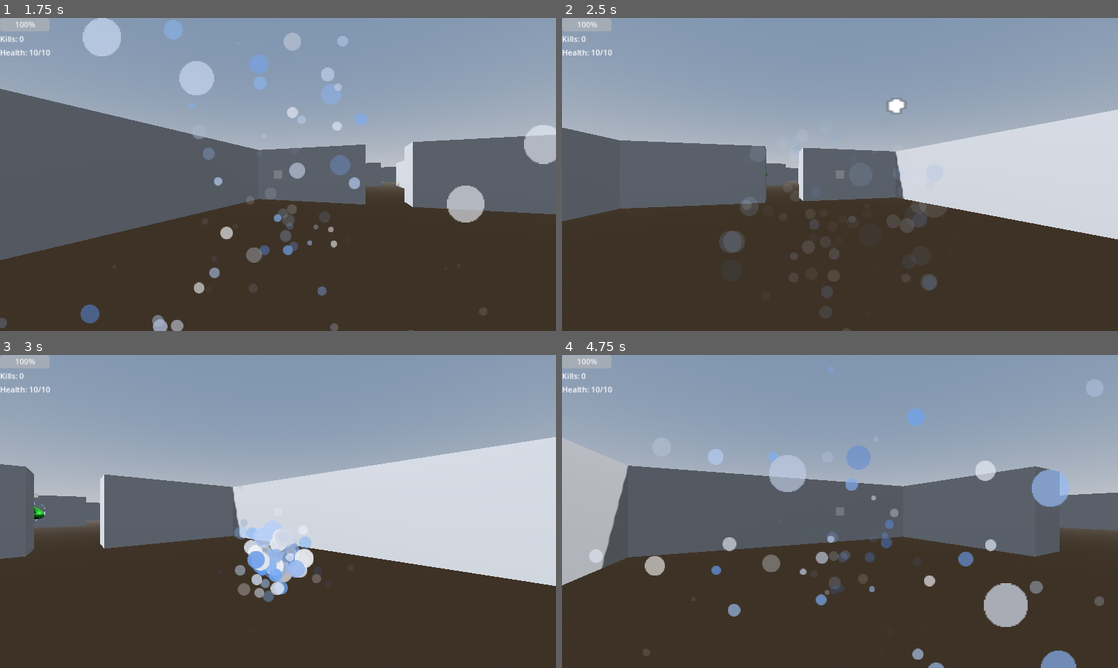
Above: before the commit, frames 1-4 (two rows, left to right).
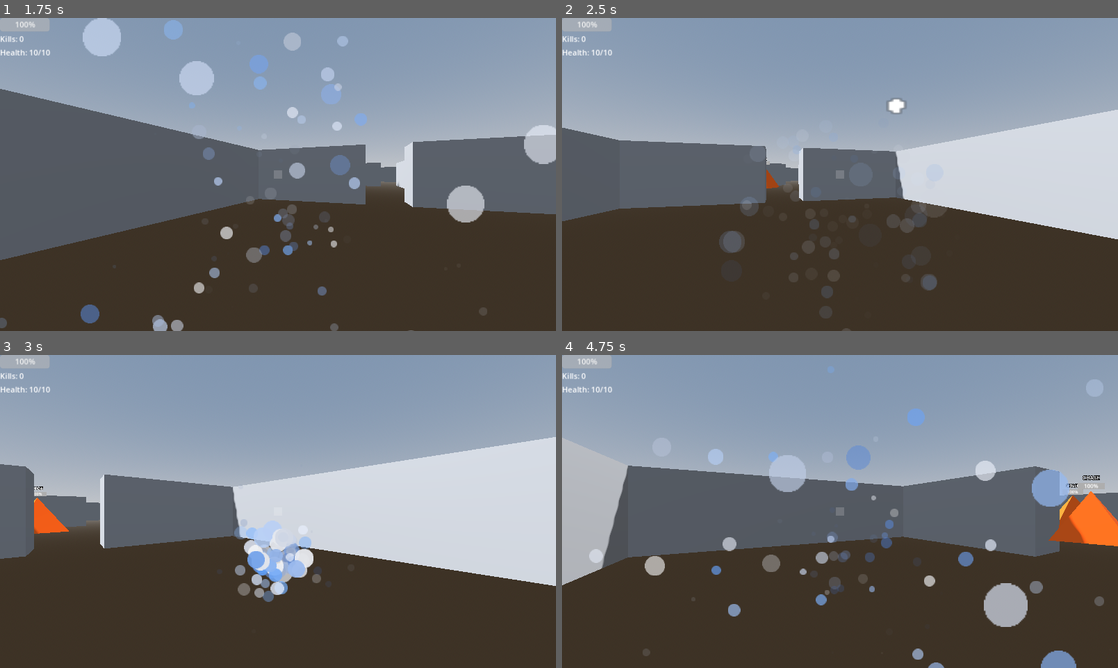
Above: after the commit, the same moments.

Repository: xtr3m3nerd/Scribble-Wizard
Game: Godot game, scene res://scenes/game/world.tscn
Same seed, same stepped clock (60 frames per second), same inputs: the game is played once before the commit and once after it.
Inputs (mouse positions are in pixels of both pictures, inside the frame that each line leads up to):
- Up to frame 1 (1.75 s): tap Enter at 0.5 s; move the mouse to (400, 158) at 0.52 s; press the mouse at (400, 158) at 0.53 s; hold D (move_right) 0.53-1.28 s; move the mouse to (166, 190) at 1.27 s; release the mouse at (166, 190) at 1.28 s; hold S (move_backwards) from 1.28 s (still down); tap Shift (hold) at 1.35 s
- Up to frame 2 (2.5 s): move the mouse to (895, 105) at 2.02 s; release S (move_backwards) at 2.03 s; press the mouse at (895, 105) at 2.03 s; hold D (move_right) from 2.03 s (still down)
- Up to frame 3 (3 s): move the mouse to (250, 574) at 2.77 s; release D (move_right) at 2.78 s; release the mouse at (250, 574) at 2.78 s; hold W (move_forwards) from 2.78 s (still down); tap Shift (hold) at 2.85 s
- Up to frame 4 (4.75 s): move the mouse to (1006, 558) at 3.52 s; release W (move_forwards) at 3.53 s; press the mouse at (1006, 558) at 3.53 s; hold A (move_left) from 3.53 s (still down); move the mouse to (673, 464) at 4.27 s; release the mouse at (673, 464) at 4.28 s; tap Shift (hold) at 4.35 s

Frame 1 is identical in both runs. In frame 2, less than 0.1% of the frame differs, in the area x 36-39%, y 44-55%; in frame 3, 0.4%; in frame 4, 1.5%, in the area x 87-100%, y 38-62%.

Commit message:
make a pyramid enemy

Diff:
--- /dev/null
+++ b/assets/imported_models/pyramid.tscn
@@ -0,0 +1,11 @@
+[gd_scene load_steps=3 format=3 uid="uid://0od5q0qphe8u"]
+
+[ext_resource type="PackedScene" uid="uid://dbmob0d6bg4g6" path="res://assets/models/pyramid.glb" id="1_xmojx"]
+
+[sub_resource type="StandardMaterial3D" id="StandardMaterial3D_5i5ru"]
+albedo_color = Color(0.979155, 0.378602, 0, 1)
+
+[node name="pyramid" instance=ExtResource("1_xmojx")]
+
+[node name="Cube" parent="." index="0"]
+material_override = SubResource("StandardMaterial3D_5i5ru")
--- a/prefabs/enemies/attacks/melee_attack_manager.gd
+++ b/prefabs/enemies/attacks/melee_attack_manager.gd
@@ -3,7 +3,7 @@
 
 func _ready():
 	super._ready()
-	start_attack.connect(perform_attack)
+	#start_attack.connect(perform_attack)
 
 func perform_attack():
 	super.perform_attack()
--- /dev/null
+++ b/prefabs/enemies/pyramid.tscn
@@ -0,0 +1,189 @@
+[gd_scene load_steps=14 format=3 uid="uid://dyncwxdnjssts"]
+
+[ext_resource type="Script" path="res://prefabs/enemies/enemy.gd" id="1_6twpg"]
+[ext_resource type="PackedScene" uid="uid://c5ig11vdx3oin" path="res://prefabs/hurtable.tscn" id="2_fbgss"]
+[ext_resource type="PackedScene" uid="uid://b10mevdllbqgv" path="res://prefabs/health_bar_3d.tscn" id="3_t0fiv"]
+[ext_resource type="PackedScene" uid="uid://0od5q0qphe8u" path="res://assets/imported_models/pyramid.tscn" id="4_rurm2"]
+[ext_resource type="Script" path="res://prefabs/enemies/attacks/melee_attack_manager.gd" id="5_hvk6j"]
+[ext_resource type="PackedScene" uid="uid://d0emu1ha0s4rg" path="res://prefabs/enemies/behaviors/approach_behavior.tscn" id="7_fpmds"]
+[ext_resource type="PackedScene" uid="uid://cliimb2dvxmy0" path="res://prefabs/state_label.tscn" id="8_gstt8"]
+
+[sub_resource type="CapsuleShape3D" id="CapsuleShape3D_64kr8"]
+radius = 0.75
+
+[sub_resource type="Animation" id="Animation_k42w1"]
+length = 0.001
+tracks/0/type = "value"
+tracks/0/imported = false
+tracks/0/enabled = true
+tracks/0/path = NodePath("Graphics/pyramid:position")
+tracks/0/interp = 1
+tracks/0/loop_wrap = true
+tracks/0/keys = {
+"times": PackedFloat32Array(0),
+"transitions": PackedFloat32Array(1),
+"update": 0,
+"values": [Vector3(0, 1.5, 0)]
+}
+tracks/1/type = "value"
+tracks/1/imported = false
+tracks/1/enabled = true
+tracks/1/path = NodePath("Graphics/pyramid:rotation")
+tracks/1/interp = 1
+tracks/1/loop_wrap = true
+tracks/1/keys = {
+"times": PackedFloat32Array(0),
+"transitions": PackedFloat32Array(1),
+"update": 0,
+"values": [Vector3(0, 0, 0)]
+}
+
+[sub_resource type="Animation" id="Animation_drc6a"]
+resource_name = "attack"
+tracks/0/type = "value"
+tracks/0/imported = false
+tracks/0/enabled = true
+tracks/0/path = NodePath("Graphics/pyramid:position")
+tracks/0/interp = 1
+tracks/0/loop_wrap = true
+tracks/0/keys = {
+"times": PackedFloat32Array(0, 0.1, 0.2, 0.3, 1),
+"transitions": PackedFloat32Array(1, 1, 1, 1, 1),
+"update": 0,
+"values": [Vector3(0, 1.5, 0), Vector3(0, 1.01328, -0.0648966), Vector3(0, 1.0295, -0.470497), Vector3(0, 1.01328, -0.0648966), Vector3(0, 1.5, 0)]
+}
+tracks/1/type = "value"
+tracks/1/imported = false
+tracks/1/enabled = true
+tracks/1/path = NodePath("Graphics/pyramid:rotation")
+tracks/1/interp = 1
+tracks/1/loop_wrap = true
+tracks/1/keys = {
+"times": PackedFloat32Array(0, 0.1, 0.3, 1),
+"transitions": PackedFloat32Array(1, 1, 1, 1),
+"update": 0,
+"values": [Vector3(0, 0, 0), Vector3(-1.35116, 0, 0), Vector3(-1.35116, 0, 0), Vector3(0, 0, 0)]
+}
+tracks/2/type = "method"
+tracks/2/imported = false
+tracks/2/enabled = true
+tracks/2/path = NodePath("MeleeAttackManager")
+tracks/2/interp = 1
+tracks/2/loop_wrap = true
+tracks/2/keys = {
+"times": PackedFloat32Array(0.2),
+"transitions": PackedFloat32Array(1),
+"values": [{
+"args": [],
+"method": &"perform_attack"
+}]
+}
+
+[sub_resource type="Animation" id="Animation_o38up"]
+resource_name = "death"
+tracks/0/type = "value"
+tracks/0/imported = false
+tracks/0/enabled = true
+tracks/0/path = NodePath("Graphics/pyramid:position")
+tracks/0/interp = 1
+tracks/0/loop_wrap = true
+tracks/0/keys = {
+"times": PackedFloat32Array(0, 0.4, 1),
+"transitions": PackedFloat32Array(1, 1, 1),
+"update": 0,
+"values": [Vector3(0, 1.5, 0), Vector3(0, 1.02015, -0.147224), Vector3(-0.922, 0.333, -0.403)]
+}
+tracks/1/type = "value"
+tracks/1/imported = false
+tracks/1/enabled = true
+tracks/1/path = NodePath("Graphics/pyramid:rotation")
+tracks/1/interp = 1
+tracks/1/loop_wrap = true
+tracks/1/keys = {
+"times": PackedFloat32Array(0, 0.4, 1),
+"transitions": PackedFloat32Array(1, 1, 1),
+"update": 0,
+"values": [Vector3(0, 0, 0), Vector3(-0.00256751, -0.533532, 0.815651), Vector3(-0.015708, -0.371755, 2.01586)]
+}
+
+[sub_resource type="Animation" id="Animation_jd3pd"]
+resource_name = "idle"
+length = 12.0
+loop_mode = 1
+tracks/0/type = "value"
+tracks/0/imported = false
+tracks/0/enabled = true
+tracks/0/path = NodePath("Graphics/pyramid:position")
+tracks/0/interp = 1
+tracks/0/loop_wrap = true
+tracks/0/keys = {
+"times": PackedFloat32Array(0, 3, 6, 9, 12),
+"transitions": PackedFloat32Array(1, 1, 1, 1, 1),
+"update": 0,
+"values": [Vector3(0, 1.5, 0), Vector3(0, 1.3, 0), Vector3(0, 1.5, 0), Vector3(0, 1.3, 0), Vector3(0, 1.5, 0)]
+}
+tracks/1/type = "value"
+tracks/1/imported = false
+tracks/1/enabled = true
+tracks/1/path = NodePath("Graphics/pyramid:rotation")
+tracks/1/interp = 1
+tracks/1/loop_wrap = true
+tracks/1/keys = {
+"times": PackedFloat32Array(0, 12),
+"transitions": PackedFloat32Array(1, 1),
+"update": 0,
+"values": [Vector3(0, 0, 0), Vector3(0, 18.8496, 0)]
+}
+
+[sub_resource type="AnimationLibrary" id="AnimationLibrary_gnbpx"]
+_data = {
+"RESET": SubResource("Animation_k42w1"),
+"attack": SubResource("Animation_drc6a"),
+"death": SubResource("Animation_o38up"),
+"idle": SubResource("Animation_jd3pd")
+}
+
+[node name="Pyramid" type="CharacterBody3D" groups=["enemies"]]
+collision_layer = 2
+collision_mask = 3
+script = ExtResource("1_6twpg")
+
+[node name="Hurtable" parent="." instance=ExtResource("2_fbgss")]
+current_health = 30
+max_health = 30
+
+[node name="CollisionShape3D" type="CollisionShape3D" parent="."]
+transform = Transform3D(1, 0, 0, 0, 1, 0, 0, 0, 1, 0, 1, 0)
+shape = SubResource("CapsuleShape3D_64kr8")
+
+[node name="Graphics" type="Node3D" parent="."]
+
+[node name="pyramid" parent="Graphics" instance=ExtResource("4_rurm2")]
+transform = Transform3D(0.75, 0, 0, 0, 0.75, 0, 0, 0, 0.75, 0, 1.5, 0)
+
+[node name="AnimationPlayer" type="AnimationPlayer" parent="Graphics" groups=["enemy"]]
+root_node = NodePath("../..")
+libraries = {
+"": SubResource("AnimationLibrary_gnbpx")
+}
+autoplay = "idle"
+
+[node name="HealthBar3D" parent="Graphics" node_paths=PackedStringArray("hurtable") instance=ExtResource("3_t0fiv")]
+transform = Transform3D(1, 0, 0, 0, 1, 0, 0, 0, 1, 0, 2.25, 0)
+hurtable = NodePath("../../Hurtable")
+
+[node name="MeleeAttackManager" type="Node3D" parent="."]
+script = ExtResource("5_hvk6j")
+attack_range = 3.0
+damage_dealt = 2
+attack_cooldown = 3.0
+
+[node name="StateLabel" parent="." instance=ExtResource("8_gstt8")]
+transform = Transform3D(1, 0, 0, 0, 1, 0, 0, 0, 1, 0, 2.5, 0)
+billboard = 2
+text = "None"
+
+[node name="ApproachBehavior" parent="." instance=ExtResource("7_fpmds")]
+
+[connection signal="start_attack" from="MeleeAttackManager" to="Graphics/AnimationPlayer" method="play" binds= ["attack"]]
+[connection signal="state_changed" from="ApproachBehavior" to="StateLabel" method="_on_state_changed"]
--- a/scenes/game/world.tscn
+++ b/scenes/game/world.tscn
@@ -1,9 +1,10 @@
-[gd_scene load_steps=8 format=3 uid="uid://x4fkf8presxf"]
+[gd_scene load_steps=9 format=3 uid="uid://x4fkf8presxf"]
 
 [ext_resource type="PackedScene" uid="uid://d2bc2u6jj35ye" path="res://prefabs/player.tscn" id="1_cdwsg"]
 [ext_resource type="PackedScene" uid="uid://cbg4ymu14wy1b" path="res://scenes/game/game_manager.tscn" id="1_xi1cu"]
 [ext_resource type="PackedScene" uid="uid://bxocdwqmsgtha" path="res://prefabs/Lightning.tscn" id="2_5f6p0"]
 [ext_resource type="PackedScene" uid="uid://dhm73xu31c0xn" path="res://prefabs/map_generator.tscn" id="4_tj3j4"]
+[ext_resource type="PackedScene" uid="uid://dyncwxdnjssts" path="res://prefabs/enemies/pyramid.tscn" id="5_vv5j3"]
 
 [sub_resource type="ProceduralSkyMaterial" id="ProceduralSkyMaterial_xonup"]
 sky_horizon_color = Color(0.64625, 0.65575, 0.67075, 1)
@@ -33,3 +34,4 @@
 lightning_prefab = ExtResource("2_5f6p0")
 
 [node name="MapGenerator" parent="." instance=ExtResource("4_tj3j4")]
+enemy_prefab = ExtResource("5_vv5j3")
